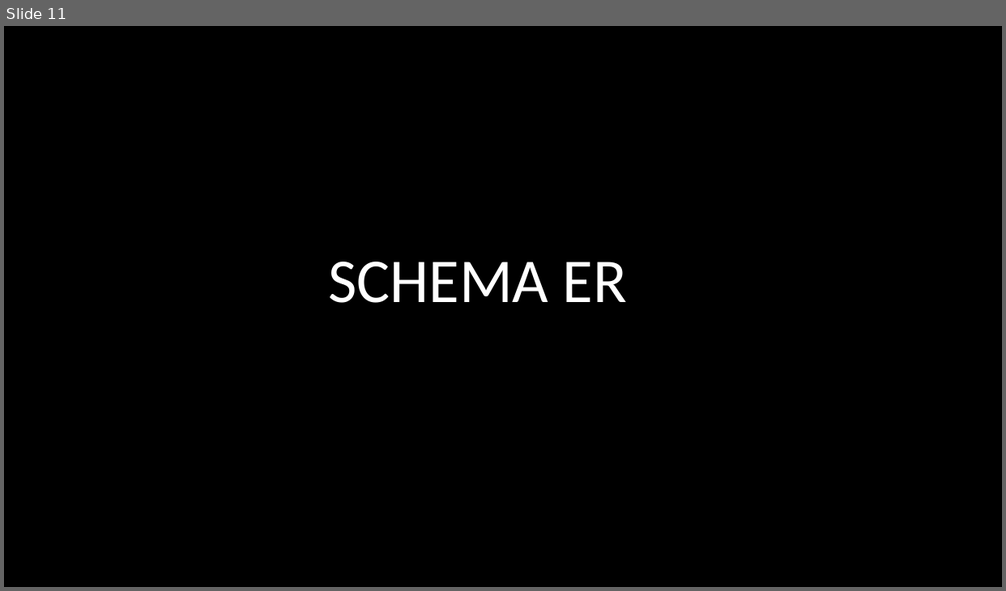
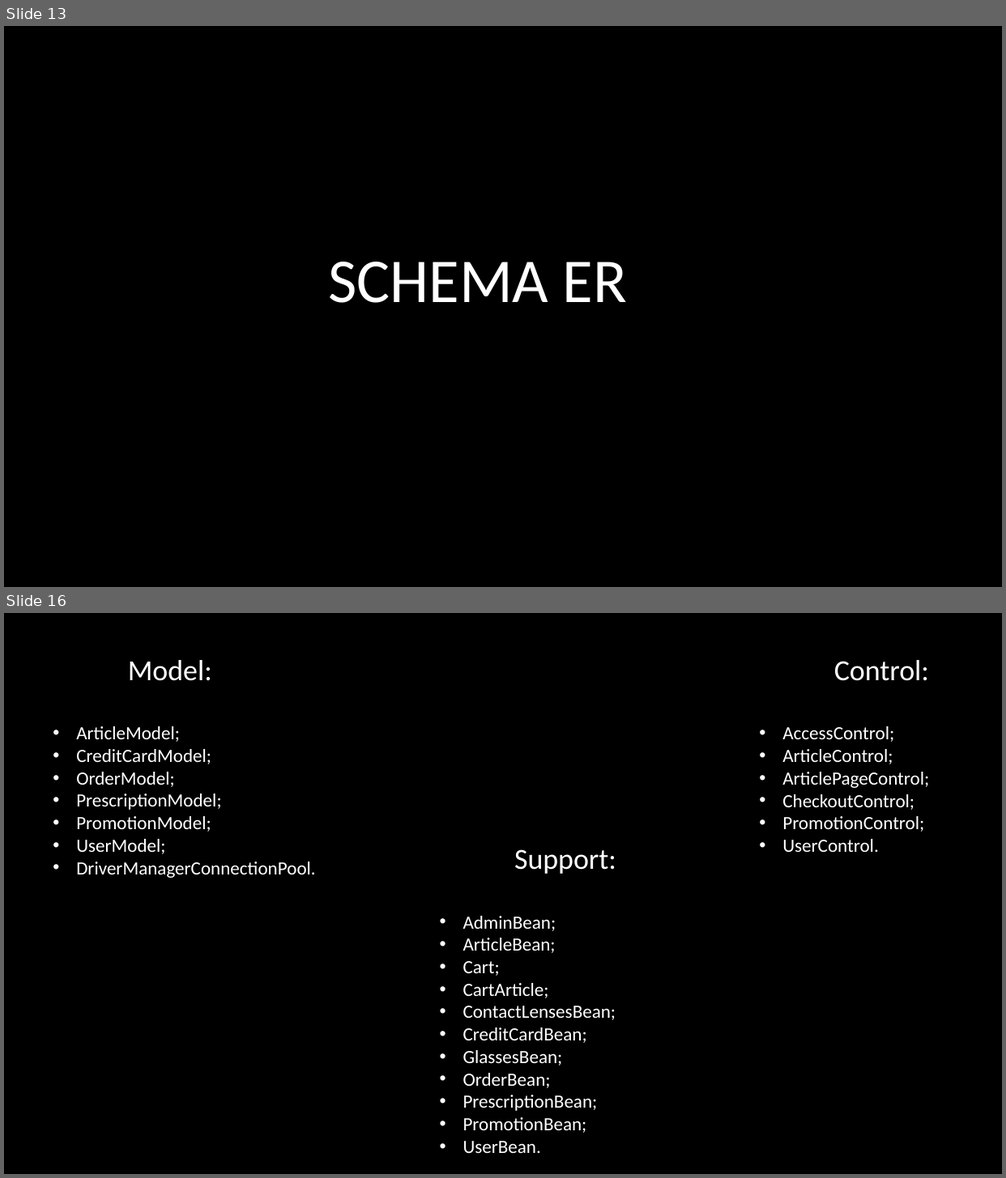
Before and after one commit to DrRek/ProgettoPW, a slide deck: Presentazione/Presentazione Progetto.pptx. Shown one above the other, each under a label of ours: slide 11 before the commit, slides 13 and 16 after it; the slides between them are not shown. The pictures are 1006x591 and 1006x1178 pixels, drawn with LibreOffice and Linux fonts; fonts in the diff are those of the drawing. Boxes give left, top, right and bottom in pixels: in the first picture for what was removed or moved away, otherwise in the second. Text is boxed around its words. In the diff, an @@ line names an element or a change of style, - is before the commit and + after.

```diff
--- a/Presentazione/Presentazione Progetto.pptx
+++ b/Presentazione/Presentazione Progetto.pptx
@@ slide 16 added at bbox=[4, 613, 1002, 1174], background #000000 @@
@@ text added at bbox=[76, 660, 315, 878], 18 pt, text #FFFFFF @@
+Model:
+• ArticleModel;
+• CreditCardModel;
+• OrderModel;
+• PrescriptionModel;
+• PromotionModel;
+• UserModel;
+• DriverManagerConnectionPool.
@@ text added at bbox=[782, 660, 929, 852], 18 pt, text #FFFFFF @@
+Control:
+• AccessControl;
+• ArticleControl;
+• ArticlePageControl;
+• CheckoutControl;
+• PromotionControl;
+• UserControl.
@@ text added at bbox=[463, 850, 616, 1153], 18 pt, text #FFFFFF @@
+Support:
+• AdminBean;
+• ArticleBean;
+• Cart;
+• CartArticle;
+• ContactLensesBean;
+• CreditCardBean;
+• GlassesBean;
+• OrderBean;
+• PrescriptionBean;
+• PromotionBean;
+• UserBean.
@@ what was slide 11 is now slide 13 @@
```
Also in this commit, not shown: 8 other slides added.
